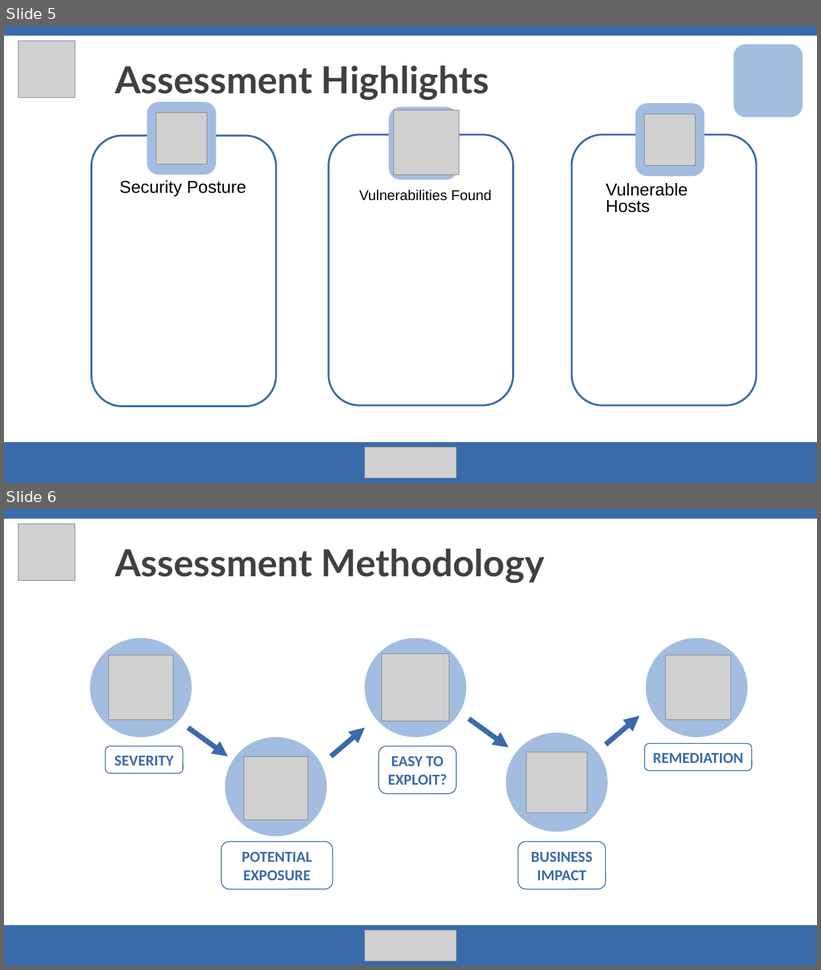
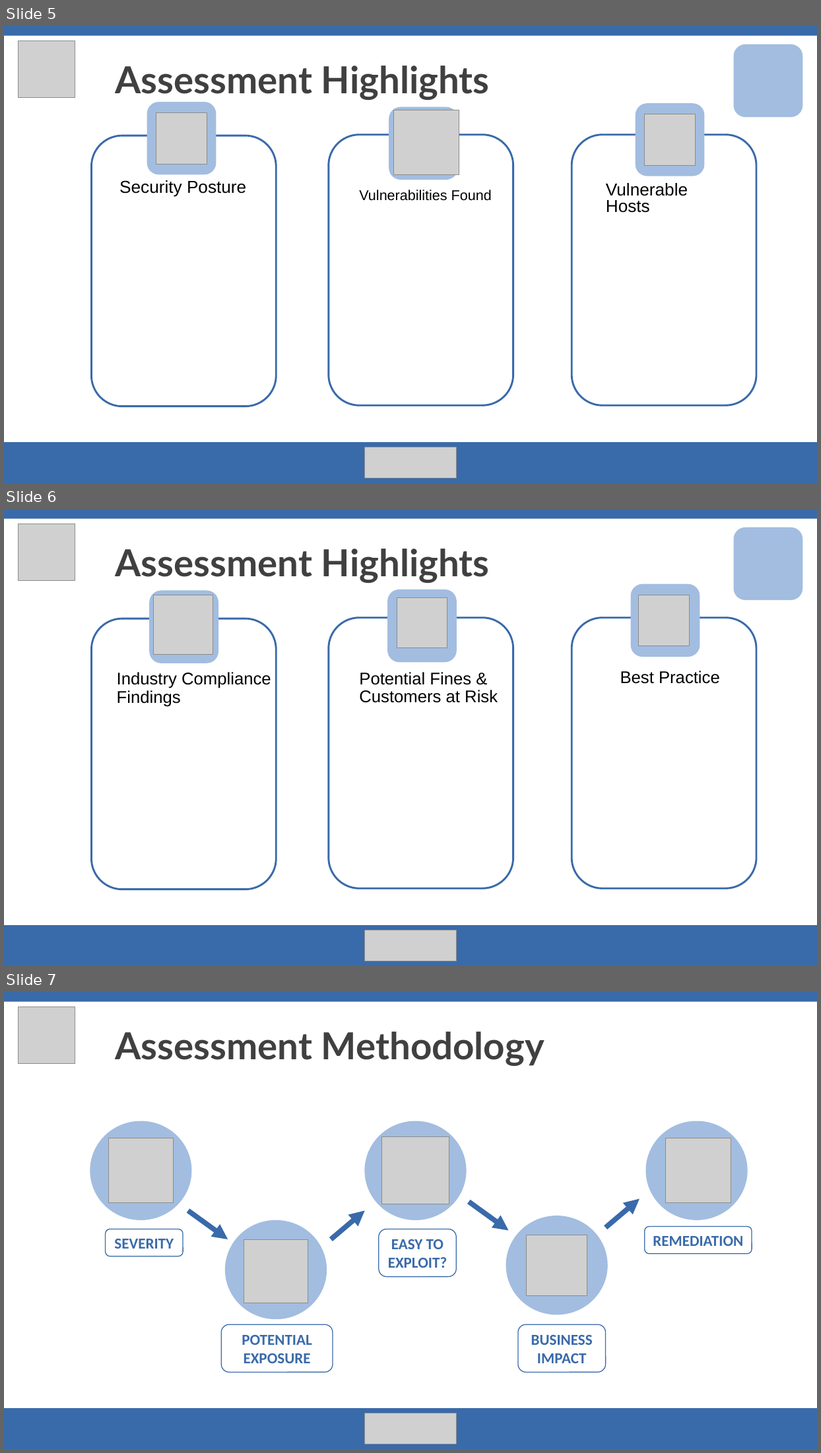
Before and after one commit to deryavuz1/UTSA_CPTC_Team, a slide deck: report/APT-UTSA-Presentation.pptx. Shown one above the other, each under a label of ours: slides 5 and 6 before the commit, slides 5, 6 and 7 after it. The pictures are 821x970 and 821x1453 pixels, drawn with LibreOffice and Linux fonts; fonts in the diff are those of the drawing; grey boxes stand for pictures. Boxes give left, top, right and bottom in pixels: in the first picture for what was removed or moved away, otherwise in the second. Text is boxed around its words. In the diff, an @@ line names an element or a change of style, - is before the commit and + after.

Commit message:
changed highlights PPT

```diff
--- a/report/APT-UTSA-Presentation.pptx
+++ b/report/APT-UTSA-Presentation.pptx
@@ slide 6 added at [4,509,817,966], background #FFFFFF @@
@@ rectangle added at [4,509,817,519], fill #396AAA @@
@@ picture added at [18,524,75,581] @@
@@ rounded rectangle added at [734,528,803,600], fill #A2BDE0, outline #A2BDE0 1 pt @@
@@ text added at [116,549,490,583], 44 pt, text #404040, bold @@
+Assessment Highlights
@@ rounded rectangle added at [631,585,700,657], fill #A2BDE0, outline #A2BDE0 1 pt @@
@@ rounded rectangle added at [150,591,218,663], fill #A2BDE0, outline #A2BDE0 1 pt @@
@@ picture added at [154,595,213,655] @@
@@ rounded rectangle added at [388,590,457,662], fill #A2BDE0, outline #A2BDE0 1 pt @@
@@ picture added at [397,598,448,648] @@
@@ picture added at [639,595,690,646] @@
@@ rounded rectangle added at [91,619,276,890], outline #396AAA 2.25 pt @@
@@ rounded rectangle added at [329,618,514,889], outline #396AAA 2.25 pt @@
@@ rounded rectangle added at [572,618,757,889], outline #396AAA 2.25 pt @@
@@ text added at [117,672,271,707], 20 pt, text #000000 @@
+Industry Compliance Findings
@@ text added at [359,672,498,703], 20 pt, text #000000 @@
+Potential Fines & Customers at Risk
@@ text added at [620,671,720,684], 20 pt, text #000000 @@
+Best Practice
@@ rectangle added at [4,925,817,966], fill #396AAA @@
@@ picture added at [365,931,457,962] @@
@@ what was slide 6 is now slide 7 @@
```
Also in this commit, not shown: 1 slide changed.
